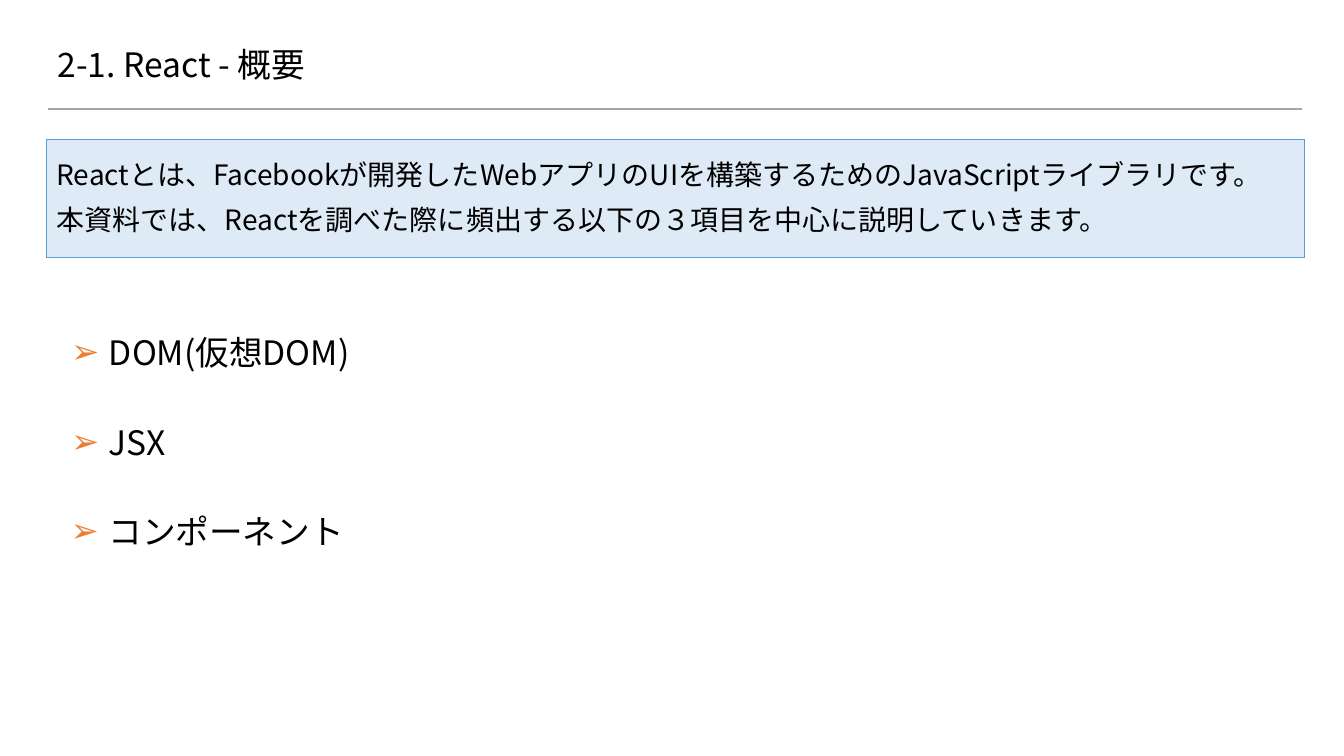
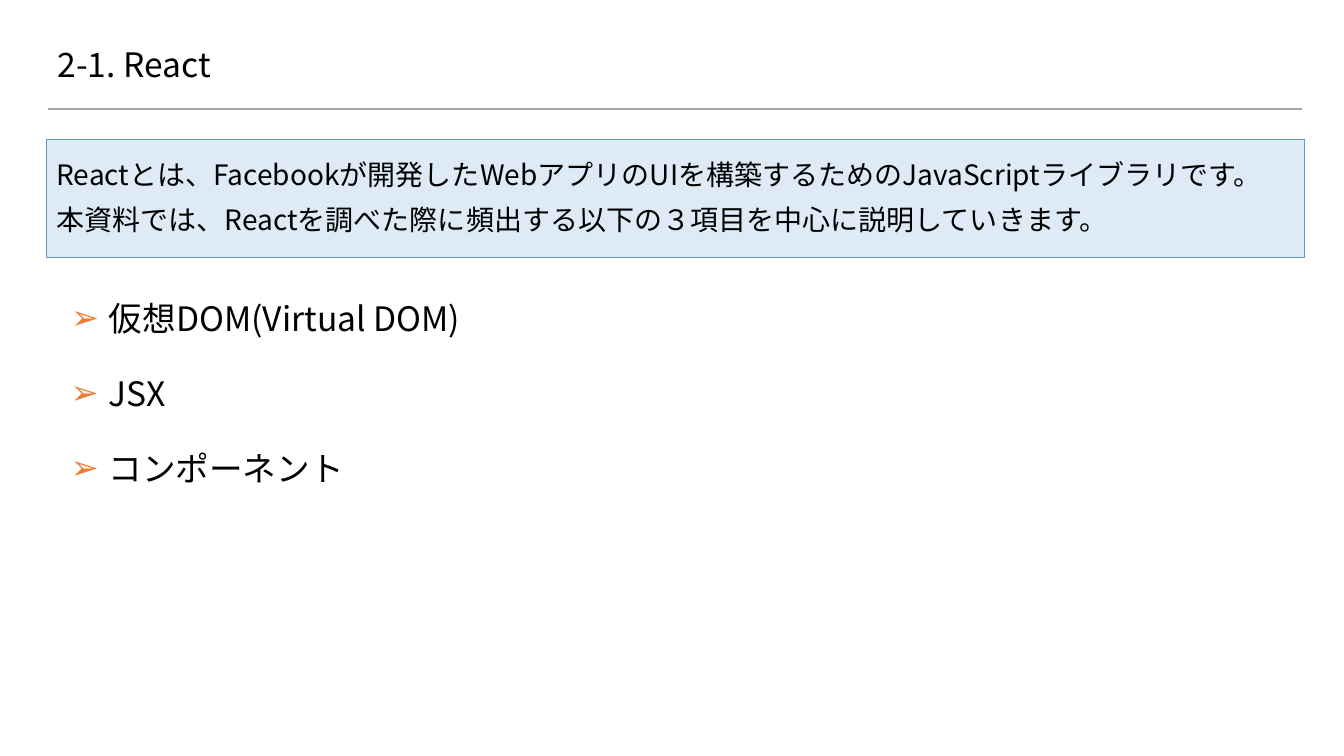
Before and after one commit to 2018SYSTEMI34/diary, a slide deck: slide 1 of doc/02_SlideShare/01.ネタ/２_Reactの基礎/2-1_React.pptx. Drawn at 1344x756 pixels with LibreOffice and Linux fonts; fonts in the diff are those of the drawing; background and template pictures are left out. Boxes give left, top, right and bottom in pixels: in the first picture for what was removed or moved away, otherwise in the second. Text is boxed around its words. In the diff, an @@ line names an element or a change of style, - is before the commit and + after.

```diff
--- a/doc/02_SlideShare/01.ネタ/２_Reactの基礎/2-1_React.pptx
+++ b/doc/02_SlideShare/01.ネタ/２_Reactの基礎/2-1_React.pptx
@@ title at box(58, 52, 210, 78): text changed @@
-2-1. React - 概要
+2-1. React
@@ text at box(109, 303, 460, 338): text changed @@
-➢ DOM(仮想DOM)
+➢ 仮想DOM(Virtual DOM)
@@ text "JSX": place and size @@
-text "JSX" at box(109, 430, 166, 456)
+text "JSX" at box(108, 381, 165, 407)
@@ text "コンポーネント": place and size @@
-text "コンポーネント" at box(108, 515, 343, 546)
+text "コンポーネント" at box(108, 452, 343, 483)
```
Also in this commit, not shown: 5 other files.
